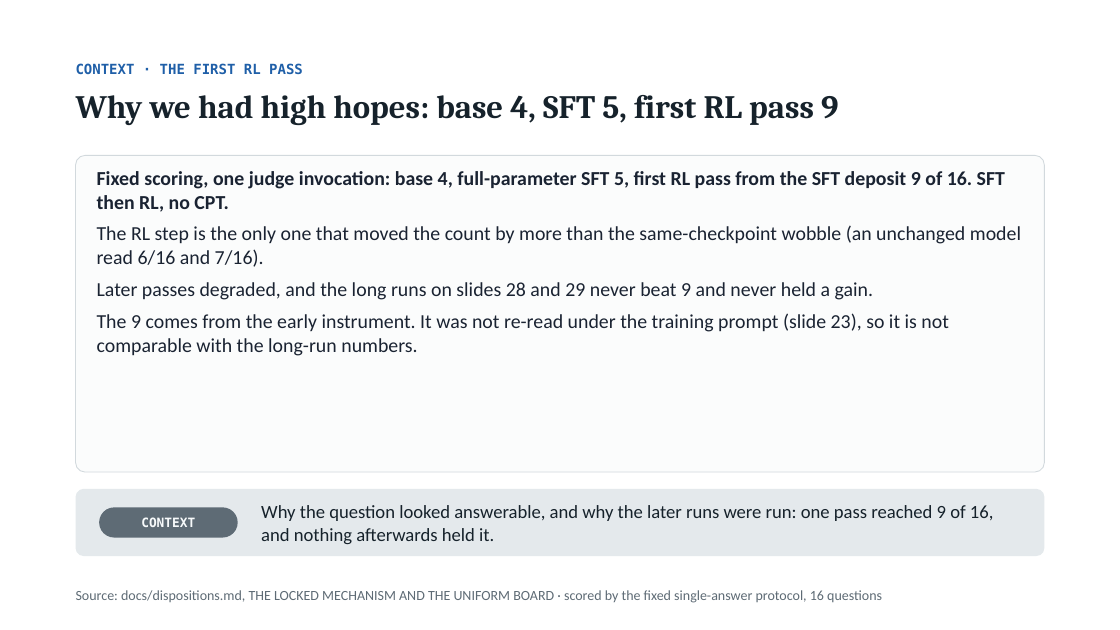
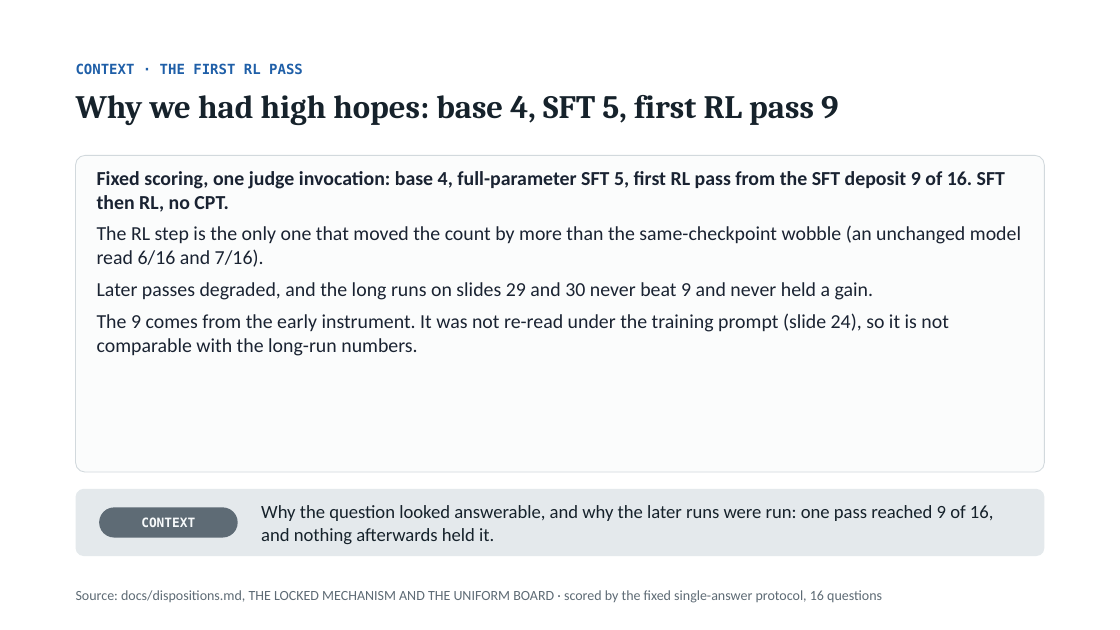
Before and after one commit to thistleknot/rl_v2_share, a slide deck: slide 31 of docs/RL_V2_rl.pptx (slide 30 before the commit). Drawn at 1120x630 pixels with LibreOffice and Linux fonts; fonts in the diff are those of the drawing. Boxes give left, top, right and bottom in pixels: in the first picture for what was removed or moved away, otherwise in the second. Text is boxed around its words. In the diff, an @@ line names an element or a change of style, - is before the commit and + after.

```diff
--- a/docs/RL_V2_rl.pptx
+++ b/docs/RL_V2_rl.pptx
@@ text at (97, 282, 949, 356): text changed @@
-Later passes degraded, and the long runs on slides 28 and 29 never beat 9 and never held a gain.
-The 9 comes from the early instrument. It was not re-read under the training prompt (slide 23), so it is not comparable with the long-run numbers.
+Later passes degraded, and the long runs on slides 29 and 30 never beat 9 and never held a gain.
+The 9 comes from the early instrument. It was not re-read under the training prompt (slide 24), so it is not comparable with the long-run numbers.
```
Also in this commit, not shown: 2 other slides changed, 1 slide added, 6 other files.
